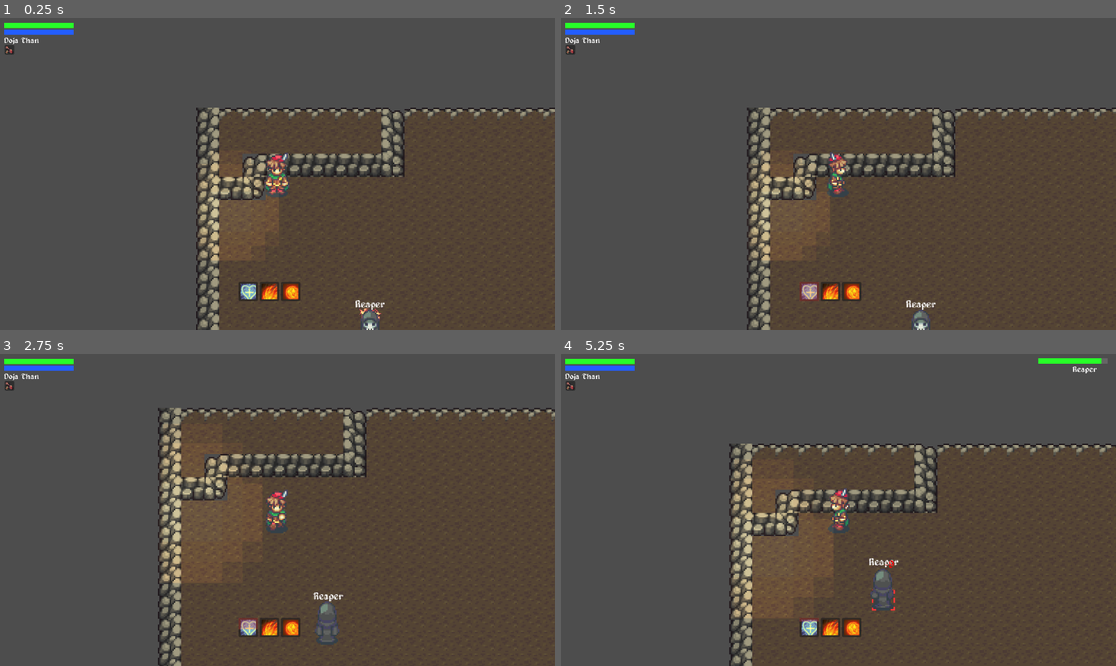
Above: before the commit, frames 1-4 (two rows, left to right).
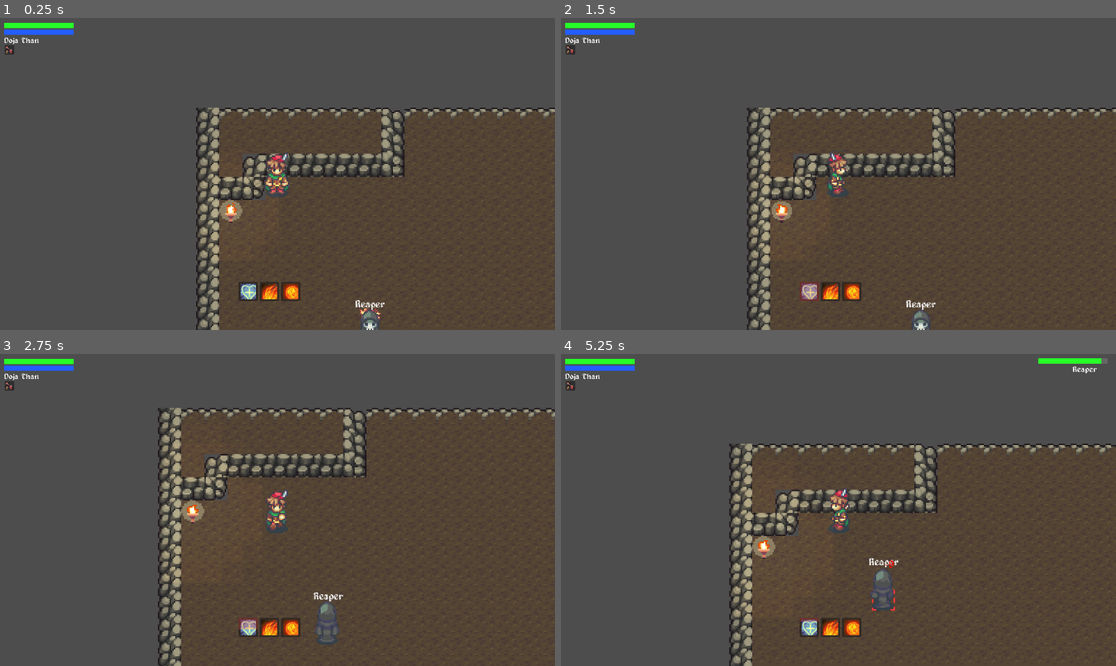
Above: after the commit, the same moments.

Repository: MechZombie/rpg-godot
Game: Godot game, scene res://Maps/Cave/cave.tscn
Two runs of this game, one before a commit and one after it. Both use one fixed random seed, a clock stepped at 60 frames per second and the inputs below. The project has no main scene, so this scene is started directly.
Inputs (mouse positions are in pixels of both pictures, inside the frame that each line leads up to):
- Up to frame 1 (0.25 s): no input
- Up to frame 2 (1.5 s): click (810, 292) at 0.52 s; tap Enter at 1.25 s; move the mouse to (960, 158) at 1.27 s; hold Right (ui_right) from 1.28 s (still down); click (960, 158) at 1.42 s
- Up to frame 3 (2.75 s): move the mouse to (166, 525) at 2.02 s; release Right (ui_right) at 2.03 s; hold Down (ui_down) from 2.03 s (still down)
- Up to frame 4 (5.25 s): move the mouse to (888, 622) at 2.77 s; release Down (ui_down) at 2.78 s; hold Right (ui_right) 2.78-3.53 s; click (888, 622) at 2.92 s; move the mouse to (810, 572) at 3.52 s; hold Up (ui_up) 3.53-4.28 s; click (810, 572) at 3.67 s; move the mouse to (1005, 556) at 4.27 s; hold Left (ui_left) from 4.28 s (still down); move the mouse to (672, 463) at 5.02 s

The runs differ from the first frame. In frame 1, 0.5% of the frame differs, in the area x 36-50%, y 46-78%; in frame 2, 0.5%; in frame 3, 0.7%, in the area x 29-43%, y 28-74%; in frame 4, 0.7%.

Commit message:
add ultimate explosion spell

Diff:
--- a/Maps/Cave/cave.tscn
+++ b/Maps/Cave/cave.tscn
@@ -560,6 +560,7 @@
 position = Vector2(592, 92)
 
 [node name="Torch" parent="." instance=ExtResource("5_6afn1")]
+z_index = 10
 position = Vector2(528, 144)
 
 [node name="Respawn" parent="." instance=ExtResource("11_hiny4")]
--- a/Objects/torch/torch.tscn
+++ b/Objects/torch/torch.tscn
@@ -48,7 +48,7 @@
 
 [node name="PointLight2D" type="PointLight2D" parent="."]
 color = Color(1, 1, 1, 0.584314)
-energy = 0.5
+energy = 0.2
 texture = ExtResource("3_ysmj6")
 texture_scale = 0.45
 
--- a/Player/hud.gd
+++ b/Player/hud.gd
@@ -37,9 +37,10 @@
 			"locked_time": 5.0,
 			"texture": preload("res://Sprites/hud_spell_fire_4.png"),
 			"count": null,
-			"cb": null
+			"cb": func(): player.shoot_spell("on_ultimate_explosion")
 		},
 	]
+
 
 	for item in action_bar_items:
 		var action_item = slot_scene.instantiate()
--- a/Player/player.gd
+++ b/Player/player.gd
@@ -4,6 +4,7 @@
 var speed = 70
 @export var BasicAtkScene: PackedScene
 @export var GreatFireBallScene: PackedScene
+@export var UltimateExplosionScene: PackedScene
 
 
 @export var tile_size := Vector2(32,32)
@@ -181,26 +182,39 @@
 	var is_out = is_out_of_range()
 	var is_way = is_shootable()
 
-	if(is_out || is_way):
-		return
-
-	if(type == "great_fire_ball"):
+
+	if(type == "great_fire_ball" and not is_out and not is_way):
 		on_great_fire_ball()
 
+	if(type == "on_ultimate_explosion"):
+		on_ultimate_explosion()
+
 
 func on_great_fire_ball():
-	var atk = info.magic_power + randi_range(info.atk_min, info.atk_max)
+	var damage = info.magic_power + randi_range(info.atk_min, info.atk_max)
 	var gfb = GreatFireBallScene.instantiate()
 
 	gfb.set_as_top_level(true)
 	gfb.target_id = target_id
-	gfb.damage = atk
+	gfb.damage = damage
 	gfb.global_position = global_position
 	gfb.target_position = target_position
 
 	var direction = (target_position - global_position).normalized()
 	gfb.set("direction", direction)
 	get_parent().add_child(gfb)
+
+func on_ultimate_explosion():
+	var damage = info.magic_power + randi_range(info.atk_min, info.atk_max)
+	var ultimate = UltimateExplosionScene.instantiate()
+
+	ultimate.set_as_top_level(true)
+	ultimate.target_id = target_id
+	ultimate.damage = damage
+	ultimate.global_position = global_position
+
+	var direction = (target_position - global_position).normalized()
+	get_parent().add_child(ultimate)
 
 
 func on_basic_atk():
@@ -238,6 +252,9 @@
 	return false
 
 func is_out_of_range():
+	if target_position == Vector2.ZERO:
+		return true
+
 	var distance_in_pixels = global_position.distance_to(target_position)
 	var distance_in_tiles = int(distance_in_pixels / 32) - 1
 	return distance_in_tiles > info.range
--- a/Player/player.tscn
+++ b/Player/player.tscn
@@ -6,6 +6,7 @@
 [ext_resource type="PackedScene" uid="uid://7cs174745nl2" path="res://Player/spell.tscn" id="2_pi1sj"]
 [ext_resource type="Script" path="res://Player/hud.gd" id="3_1hcok"]
 [ext_resource type="PackedScene" uid="uid://desf4m6trmqkk" path="res://Spells/GreatFireBall/great_fire_ball.tscn" id="3_435oy"]
+[ext_resource type="PackedScene" uid="uid://cppj018t6q7dm" path="res://Spells/UltimateExplosion/ultimate_explosion.tscn" id="4_mcmhg"]
 [ext_resource type="FontFile" uid="uid://du75ycf6ijvp2" path="res://Fonts/alagard.ttf" id="4_vawsd"]
 [ext_resource type="Texture2D" uid="uid://goxxx271av5l" path="res://Sprites/life_pot.png" id="5_5sycj"]
 [ext_resource type="PackedScene" uid="uid://b03gfr4fl6m5v" path="res://HUD/ActionBarSlot/actionbar_slot.tscn" id="6_nuj7i"]
@@ -186,6 +187,7 @@
 script = ExtResource("1_pxivw")
 BasicAtkScene = ExtResource("2_pi1sj")
 GreatFireBallScene = ExtResource("3_435oy")
+UltimateExplosionScene = ExtResource("4_mcmhg")
 
 [node name="CollisionShape2D" type="CollisionShape2D" parent="."]
 position = Vector2(0, 20)
--- a/Spells/GreatFireBall/great_fire_ball.tscn
+++ b/Spells/GreatFireBall/great_fire_ball.tscn
@@ -1,8 +1,9 @@
-[gd_scene load_steps=21 format=3 uid="uid://desf4m6trmqkk"]
+[gd_scene load_steps=22 format=3 uid="uid://desf4m6trmqkk"]
 
 [ext_resource type="Script" path="res://Spells/GreatFireBall/great_fire_ball.gd" id="1_5lndq"]
 [ext_resource type="Texture2D" uid="uid://cf07yciel5i47" path="res://Sprites/fire_spell_01.png" id="2_plly8"]
 [ext_resource type="Texture2D" uid="uid://dec4sb0at2upc" path="res://Sprites/fire_spell_2.png" id="3_yq11s"]
+[ext_resource type="Texture2D" uid="uid://qev1titcsgnw" path="res://Sprites/light-texture.png" id="4_eq0g3"]
 
 [sub_resource type="RectangleShape2D" id="RectangleShape2D_66w5q"]
 size = Vector2(32, 32)
@@ -184,3 +185,8 @@
 [node name="AnimatedSprite2D" type="AnimatedSprite2D" parent="Control/Up"]
 sprite_frames = SubResource("SpriteFrames_pdrb3")
 frame_progress = 0.947661
+
+[node name="PointLight2D" type="PointLight2D" parent="."]
+energy = 0.1
+texture = ExtResource("4_eq0g3")
+texture_scale = 0.3
--- /dev/null
+++ b/Spells/UltimateExplosion/ultimate_explosion.gd
@@ -0,0 +1,30 @@
+extends Area2D
+
+
+@export var speed: float = 400.0
+
+@onready var control: Control = $Control
+var target_hits = []
+var damage
+var target_id
+
+# Called when the node enters the scene tree for the first time.
+func _ready() -> void:
+	for fire in control.get_children():
+		fire.body_entered.connect(_on_body_entered)
+		fire.get_node("AnimatedSprite2D").play()
+
+	await get_tree().create_timer(1).timeout
+	queue_free()
+
+# Called every frame. 'delta' is the elapsed time since the previous frame.
+func _process(delta: float) -> void:
+	pass
+
+func _on_body_entered(body):
+	if not body.is_in_group("Creatures"):
+		return
+
+	if(body.info.id not in target_hits):
+			target_hits.append(body.info.id)
+			body.on_show_hit(damage, Color.ORANGE)
--- /dev/null
+++ b/Spells/UltimateExplosion/ultimate_explosion.tscn
@@ -0,0 +1,235 @@
+[gd_scene load_steps=17 format=3 uid="uid://cppj018t6q7dm"]
+
+[ext_resource type="Script" path="res://Spells/UltimateExplosion/ultimate_explosion.gd" id="1_1ncsc"]
+[ext_resource type="Texture2D" uid="uid://cf07yciel5i47" path="res://Sprites/fire_spell_01.png" id="2_k3kbj"]
+[ext_resource type="Texture2D" uid="uid://qev1titcsgnw" path="res://Sprites/light-texture.png" id="3_nivo3"]
+
+[sub_resource type="AtlasTexture" id="AtlasTexture_8xin8"]
+atlas = ExtResource("2_k3kbj")
+region = Rect2(0, 0, 32, 32)
+
+[sub_resource type="AtlasTexture" id="AtlasTexture_uefo4"]
+atlas = ExtResource("2_k3kbj")
+region = Rect2(32, 0, 32, 32)
+
+[sub_resource type="AtlasTexture" id="AtlasTexture_pfy0u"]
+atlas = ExtResource("2_k3kbj")
+region = Rect2(64, 0, 32, 32)
+
+[sub_resource type="AtlasTexture" id="AtlasTexture_knm5n"]
+atlas = ExtResource("2_k3kbj")
+region = Rect2(96, 0, 32, 32)
+
+[sub_resource type="AtlasTexture" id="AtlasTexture_uotyf"]
+atlas = ExtResource("2_k3kbj")
+region = Rect2(128, 0, 32, 32)
+
+[sub_resource type="AtlasTexture" id="AtlasTexture_wj0n7"]
+atlas = ExtResource("2_k3kbj")
+region = Rect2(160, 0, 32, 32)
+
+[sub_resource type="AtlasTexture" id="AtlasTexture_ihrwl"]
+atlas = ExtResource("2_k3kbj")
+region = Rect2(0, 32, 32, 32)
+
+[sub_resource type="AtlasTexture" id="AtlasTexture_bshom"]
+atlas = ExtResource("2_k3kbj")
+region = Rect2(32, 32, 32, 32)
+
+[sub_resource type="AtlasTexture" id="AtlasTexture_amya0"]
+atlas = ExtResource("2_k3kbj")
+region = Rect2(64, 32, 32, 32)
+
+[sub_resource type="AtlasTexture" id="AtlasTexture_qkw6l"]
+atlas = ExtResource("2_k3kbj")
+region = Rect2(96, 32, 32, 32)
+
+[sub_resource type="AtlasTexture" id="AtlasTexture_vennf"]
+atlas = ExtResource("2_k3kbj")
+region = Rect2(128, 32, 32, 32)
+
+[sub_resource type="SpriteFrames" id="SpriteFrames_t6pig"]
+animations = [{
+"frames": [{
+"duration": 1.0,
+"texture": SubResource("AtlasTexture_8xin8")
+}, {
+"duration": 1.0,
+"texture": SubResource("AtlasTexture_uefo4")
+}, {
+"duration": 1.0,
+"texture": SubResource("AtlasTexture_pfy0u")
+}, {
+"duration": 1.0,
+"texture": SubResource("AtlasTexture_knm5n")
+}, {
+"duration": 1.0,
+"texture": SubResource("AtlasTexture_uotyf")
+}, {
+"duration": 1.0,
+"texture": SubResource("AtlasTexture_wj0n7")
+}, {
+"duration": 1.0,
+"texture": SubResource("AtlasTexture_ihrwl")
+}, {
+"duration": 1.0,
+"texture": SubResource("AtlasTexture_bshom")
+}, {
+"duration": 1.0,
+"texture": SubResource("AtlasTexture_amya0")
+}, {
+"duration": 1.0,
+"texture": SubResource("AtlasTexture_qkw6l")
+}, {
+"duration": 1.0,
+"texture": SubResource("AtlasTexture_vennf")
+}],
+"loop": true,
+"name": &"default",
+"speed": 10.0
+}]
+
+[sub_resource type="RectangleShape2D" id="RectangleShape2D_bfuqq"]
+size = Vector2(32, 32)
+
+[node name="Area2D" type="Area2D"]
+script = ExtResource("1_1ncsc")
+
+[node name="Control" type="Control" parent="."]
+layout_mode = 3
+anchors_preset = 0
+offset_right = 40.0
+offset_bottom = 40.0
+
+[node name="Fire1" type="Area2D" parent="Control"]
+
+[node name="AnimatedSprite2D" type="AnimatedSprite2D" parent="Control/Fire1"]
+sprite_frames = SubResource("SpriteFrames_t6pig")
+
+[node name="CollisionShape2D" type="CollisionShape2D" parent="Control/Fire1"]
+shape = SubResource("RectangleShape2D_bfuqq")
+
+[node name="Fire2" type="Area2D" parent="Control"]
+position = Vector2(32, 0)
+
+[node name="AnimatedSprite2D" type="AnimatedSprite2D" parent="Control/Fire2"]
+sprite_frames = SubResource("SpriteFrames_t6pig")
+frame_progress = 0.645244
+
+[node name="CollisionShape2D" type="CollisionShape2D" parent="Control/Fire2"]
+shape = SubResource("RectangleShape2D_bfuqq")
+
+[node name="Fire3" type="Area2D" parent="Control"]
+position = Vector2(-32, 0)
+
+[node name="AnimatedSprite2D" type="AnimatedSprite2D" parent="Control/Fire3"]
+sprite_frames = SubResource("SpriteFrames_t6pig")
+frame_progress = 0.645244
+
+[node name="CollisionShape2D" type="CollisionShape2D" parent="Control/Fire3"]
+shape = SubResource("RectangleShape2D_bfuqq")
+
+[node name="Fire4" type="Area2D" parent="Control"]
+position = Vector2(0, 32)
+
+[node name="AnimatedSprite2D" type="AnimatedSprite2D" parent="Control/Fire4"]
+sprite_frames = SubResource("SpriteFrames_t6pig")
+frame_progress = 0.645244
+
+[node name="CollisionShape2D" type="CollisionShape2D" parent="Control/Fire4"]
+shape = SubResource("RectangleShape2D_bfuqq")
+
+[node name="Fire5" type="Area2D" parent="Control"]
+position = Vector2(0, -32)
+
+[node name="AnimatedSprite2D" type="AnimatedSprite2D" parent="Control/Fire5"]
+sprite_frames = SubResource("SpriteFrames_t6pig")
+frame_progress = 0.645244
+
+[node name="CollisionShape2D" type="CollisionShape2D" parent="Control/Fire5"]
+shape = SubResource("RectangleShape2D_bfuqq")
+
+[node name="Fire6" type="Area2D" parent="Control"]
+position = Vector2(32, 32)
+
+[node name="AnimatedSprite2D" type="AnimatedSprite2D" parent="Control/Fire6"]
+sprite_frames = SubResource("SpriteFrames_t6pig")
+frame_progress = 0.645244
+
+[node name="CollisionShape2D" type="CollisionShape2D" parent="Control/Fire6"]
+shape = SubResource("RectangleShape2D_bfuqq")
+
+[node name="Fire7" type="Area2D" parent="Control"]
+position = Vector2(32, -32)
+
+[node name="AnimatedSprite2D" type="AnimatedSprite2D" parent="Control/Fire7"]
+sprite_frames = SubResource("SpriteFrames_t6pig")
+frame_progress = 0.645244
+
+[node name="CollisionShape2D" type="CollisionShape2D" parent="Control/Fire7"]
+shape = SubResource("RectangleShape2D_bfuqq")
+
+[node name="Fire8" type="Area2D" parent="Control"]
+position = Vector2(-32, -32)
+
+[node name="AnimatedSprite2D" type="AnimatedSprite2D" parent="Control/Fire8"]
+sprite_frames = SubResource("SpriteFrames_t6pig")
+frame_progress = 0.645244
+
+[node name="CollisionShape2D" type="CollisionShape2D" parent="Control/Fire8"]
+shape = SubResource("RectangleShape2D_bfuqq")
+
+[node name="Fire9" type="Area2D" parent="Control"]
+position = Vector2(-32, 32)
+
+[node name="AnimatedSprite2D" type="AnimatedSprite2D" parent="Control/Fire9"]
+sprite_frames = SubResource("SpriteFrames_t6pig")
+frame_progress = 0.645244
+
+[node name="CollisionShape2D" type="CollisionShape2D" parent="Control/Fire9"]
+shape = SubResource("RectangleShape2D_bfuqq")
+
+[node name="Fire10" type="Area2D" parent="Control"]
+position = Vector2(64, 0)
+
+[node name="AnimatedSprite2D" type="AnimatedSprite2D" parent="Control/Fire10"]
+sprite_frames = SubResource("SpriteFrames_t6pig")
+frame_progress = 0.645244
+
+[node name="CollisionShape2D" type="CollisionShape2D" parent="Control/Fire10"]
+shape = SubResource("RectangleShape2D_bfuqq")
+
+[node name="Fire11" type="Area2D" parent="Control"]
+position = Vector2(0, 64)
+
+[node name="AnimatedSprite2D" type="AnimatedSprite2D" parent="Control/Fire11"]
+sprite_frames = SubResource("SpriteFrames_t6pig")
+frame_progress = 0.645244
+
+[node name="CollisionShape2D" type="CollisionShape2D" parent="Control/Fire11"]
+shape = SubResource("RectangleShape2D_bfuqq")
+
+[node name="Fire12" type="Area2D" parent="Control"]
+position = Vector2(-64, 0)
+
+[node name="AnimatedSprite2D" type="AnimatedSprite2D" parent="Control/Fire12"]
+sprite_frames = SubResource("SpriteFrames_t6pig")
+frame_progress = 0.645244
+
+[node name="CollisionShape2D" type="CollisionShape2D" parent="Control/Fire12"]
+shape = SubResource("RectangleShape2D_bfuqq")
+
+[node name="Fire13" type="Area2D" parent="Control"]
+position = Vector2(-1, -64)
+
+[node name="AnimatedSprite2D" type="AnimatedSprite2D" parent="Control/Fire13"]
+sprite_frames = SubResource("SpriteFrames_t6pig")
+frame_progress = 0.645244
+
+[node name="CollisionShape2D" type="CollisionShape2D" parent="Control/Fire13"]
+shape = SubResource("RectangleShape2D_bfuqq")
+
+[node name="PointLight2D" type="PointLight2D" parent="."]
+energy = 0.1
+texture = ExtResource("3_nivo3")
+texture_scale = 0.35
Not shown: 1 places in Player/player.tscn that only renumber resources
